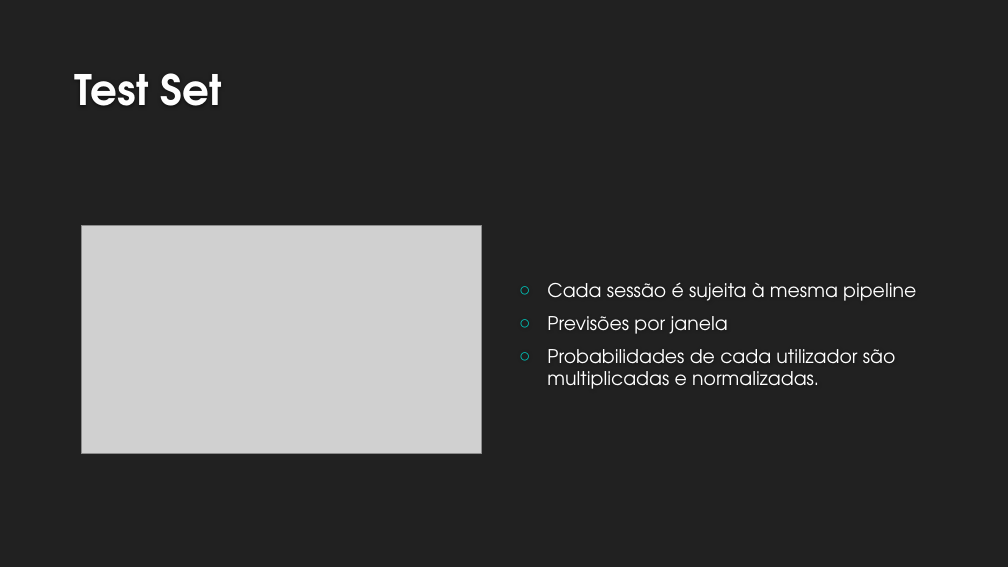
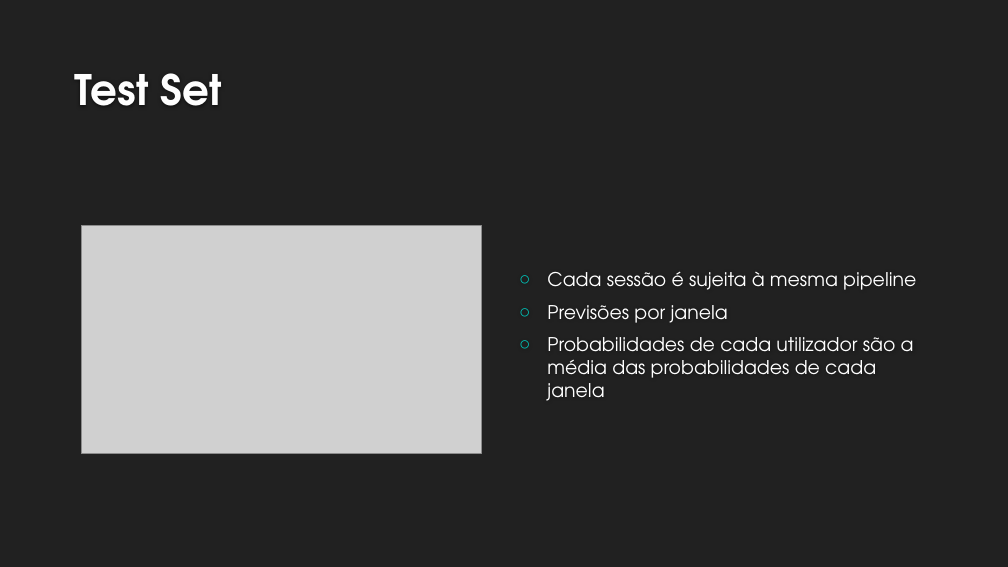
Before and after one commit to JoaoSRocha/AGE_Costa_Rocha, a slide deck: slide 22 of mid-season_report/AGE.pptx. Drawn at 1008x567 pixels with LibreOffice and Linux fonts; fonts in the diff are those of the drawing; grey boxes stand for pictures; background and template pictures are left out. Boxes give left, top, right and bottom in pixels: in the first picture for what was removed or moved away, otherwise in the second. Text is boxed around its words. In the diff, an @@ line names an element or a change of style, - is before the commit and + after.

Commit message:
presentation corrections

```diff
--- a/mid-season_report/AGE.pptx
+++ b/mid-season_report/AGE.pptx
@@ text at (547,337,914,401): text changed @@
-○ Probabilidades de cada utilizador são multiplicadas e normalizadas.
+○ Probabilidades de cada utilizador são a média das probabilidades de cada janela
```
Also in this commit, not shown: 1 other file.
